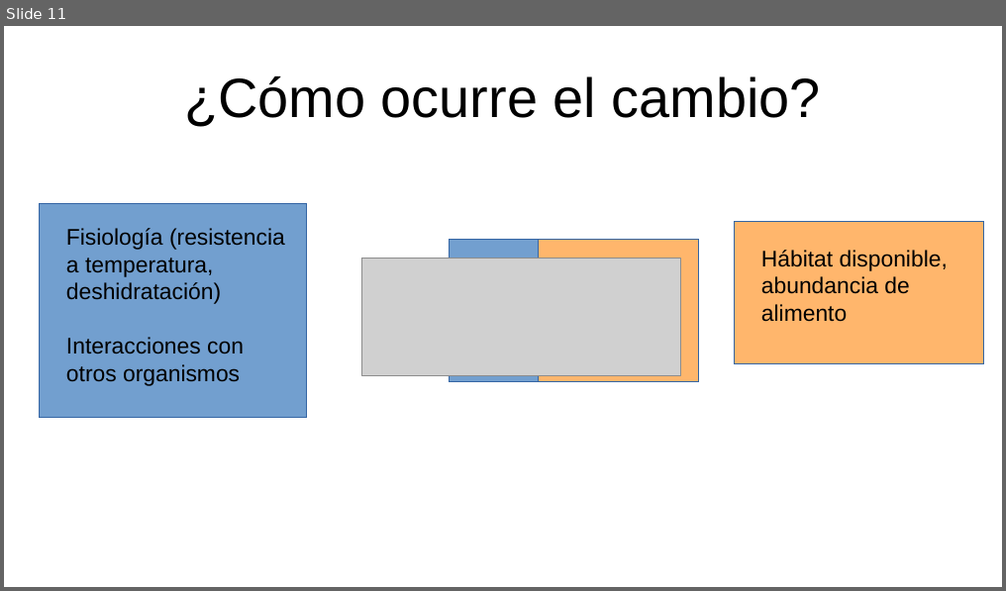
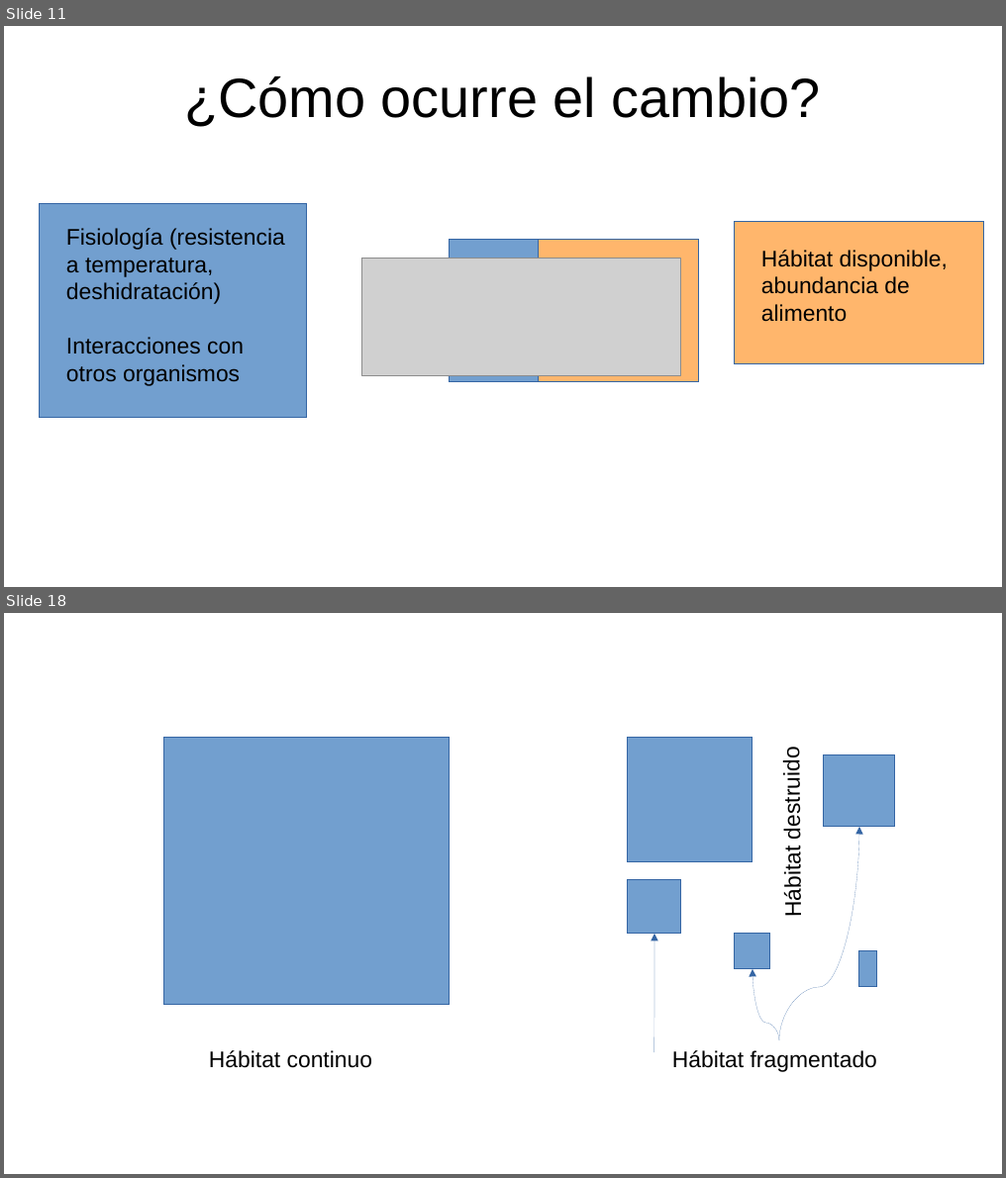
Before and after one commit to gerardommc/Ecologia-poblaciones, a slide deck: Unidad-5/Conservacion-meta.odp. Shown one above the other, each under a label of ours: slide 11 before the commit, slides 11 and 18 after it; the slides between them are not shown. The pictures are 1006x591 and 1006x1178 pixels, drawn with LibreOffice and Linux fonts; fonts in the diff are those of the drawing; grey boxes stand for pictures. Boxes give left, top, right and bottom in pixels: in the first picture for what was removed or moved away, otherwise in the second. Text is boxed around its words. In the diff, an @@ line names an element or a change of style, - is before the commit and + after.

```diff
--- a/Unidad-5/Conservacion-meta.odp
+++ b/Unidad-5/Conservacion-meta.odp
@@ slide 18 added at bbox=[4, 613, 1002, 1174], background #FFFFFF @@
@@ rectangle added at bbox=[164, 738, 450, 1005], fill #729FCF, outline #3465A4 0 pt @@
@@ rectangle added at bbox=[628, 738, 752, 862], fill #729FCF, outline #3465A4 0 pt @@
@@ text added at bbox=[779, 756, 806, 915], 18 pt, text #000000 @@
+Hábitat destruido
@@ rectangle added at bbox=[825, 756, 896, 827], fill #729FCF, outline #3465A4 0 pt @@
@@ curved arrow added from (779, 1041) to (859, 827), #3465A4 0 pt @@
@@ rectangle added at bbox=[628, 880, 681, 934], fill #729FCF, outline #3465A4 0 pt @@
@@ curved arrow added from (654, 1054) to (655, 934), #3465A4 0 pt @@
@@ rectangle added at bbox=[735, 934, 770, 968], fill #729FCF, outline #3465A4 0 pt @@
@@ rectangle added at bbox=[859, 952, 878, 987], fill #729FCF, outline #3465A4 0 pt @@
@@ curved arrow added from (779, 1041) to (752, 969), #3465A4 0 pt @@
@@ text added at bbox=[209, 1051, 372, 1068], 18 pt, text #000000 @@
+Hábitat continuo
@@ text added at bbox=[672, 1051, 877, 1072], 18 pt, text #000000 @@
+Hábitat fragmentado
```
Also in this commit, not shown: 14 other slides added, 1 slide removed, 11 other files.
